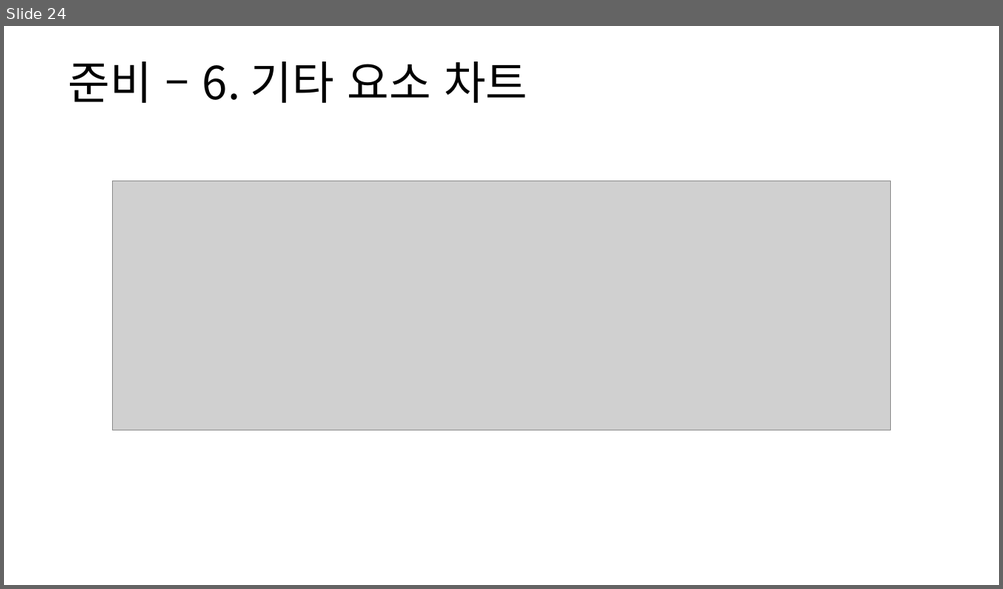
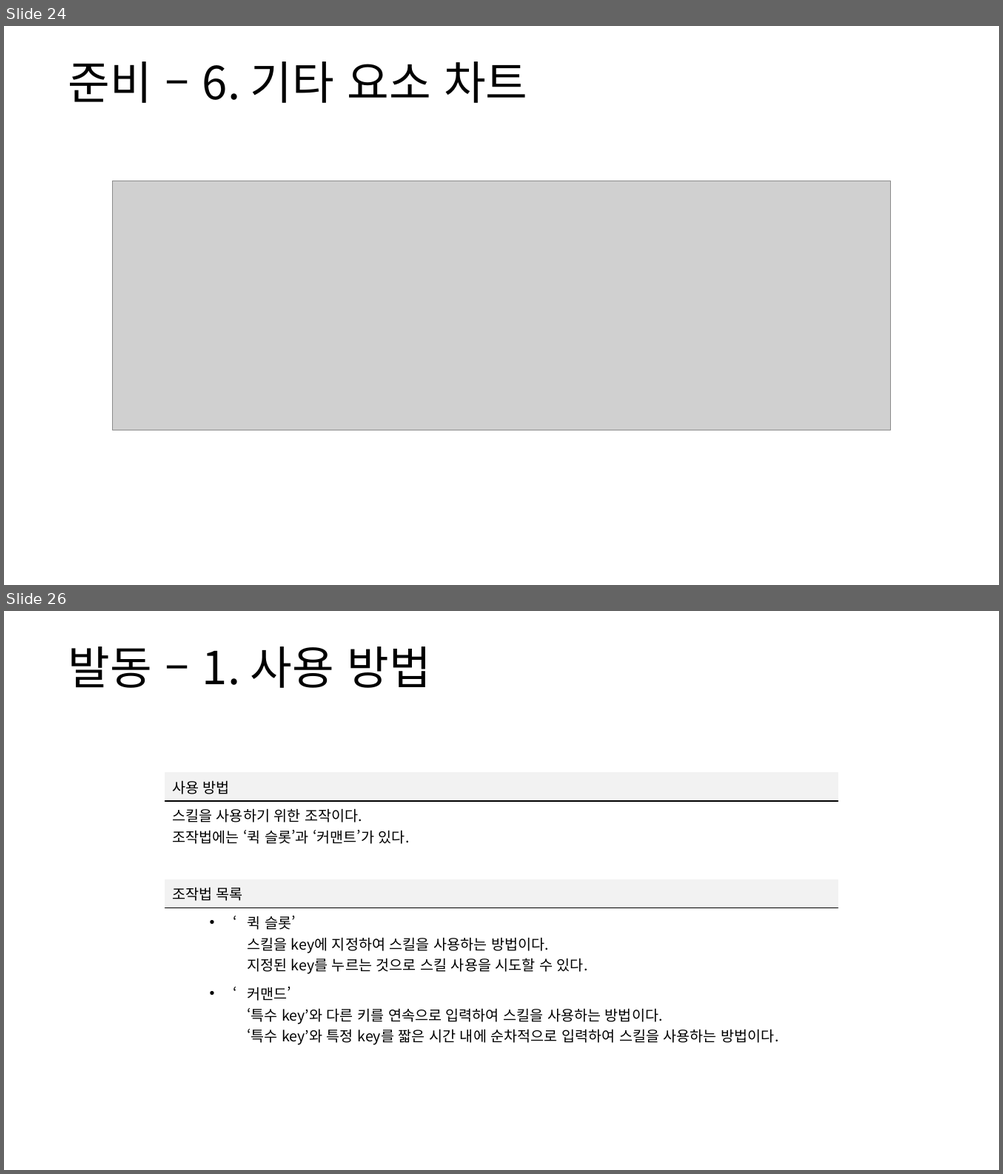
Before and after one commit to yjk0401/unityenginebasic_9th, a slide deck: 기획/방랑엽사전/스킬 시스템 기획서.pptx. Shown one above the other, each under a label of ours: slide 24 before the commit, slides 24 and 26 after it; the slides between them are not shown. The pictures are 1003x589 and 1003x1174 pixels, drawn with LibreOffice and Linux fonts; fonts in the diff are those of the drawing; grey boxes stand for pictures. Boxes give left, top, right and bottom in pixels: in the first picture for what was removed or moved away, otherwise in the second. Text is boxed around its words. In the diff, an @@ line names an element or a change of style, - is before the commit and + after.

```diff
--- a/기획/방랑엽사전/스킬 시스템 기획서.pptx
+++ b/기획/방랑엽사전/스킬 시스템 기획서.pptx
@@ slide 26 added at [4,611,999,1170], background #FFFFFF @@
@@ text added at [68,647,431,688], 44 pt, text #000000 @@
+발동 – 1. 사용 방법
@@ table added at [165,773,838,1048], 6 rows, 1 columns @@
+사용 방법
+스킬을 사용하기 위한 조작이다. / 조작법에는 ‘퀵 슬롯’과 ‘커맨트’가 있다.
+
+조작법 목록
+‘퀵 슬롯’ / 스킬을 key에 지정하여 스킬을 사용하는 방법이다. / 지정된 key를 누르는 것으로 스킬 사용을 시도할 수 있다.
+‘커맨드’ / ‘특수 key’와 다른 키를 연속으로 입력하여 스킬을 사용하는 방법이다. / ‘특수 key’와 특정 key를 짧은 시간 내에 순차적으로 입력하여 스킬을 사용하는 방법이다.
```
Also in this commit, not shown: 1 slide changed, 13 other slides added, 10 other files.
